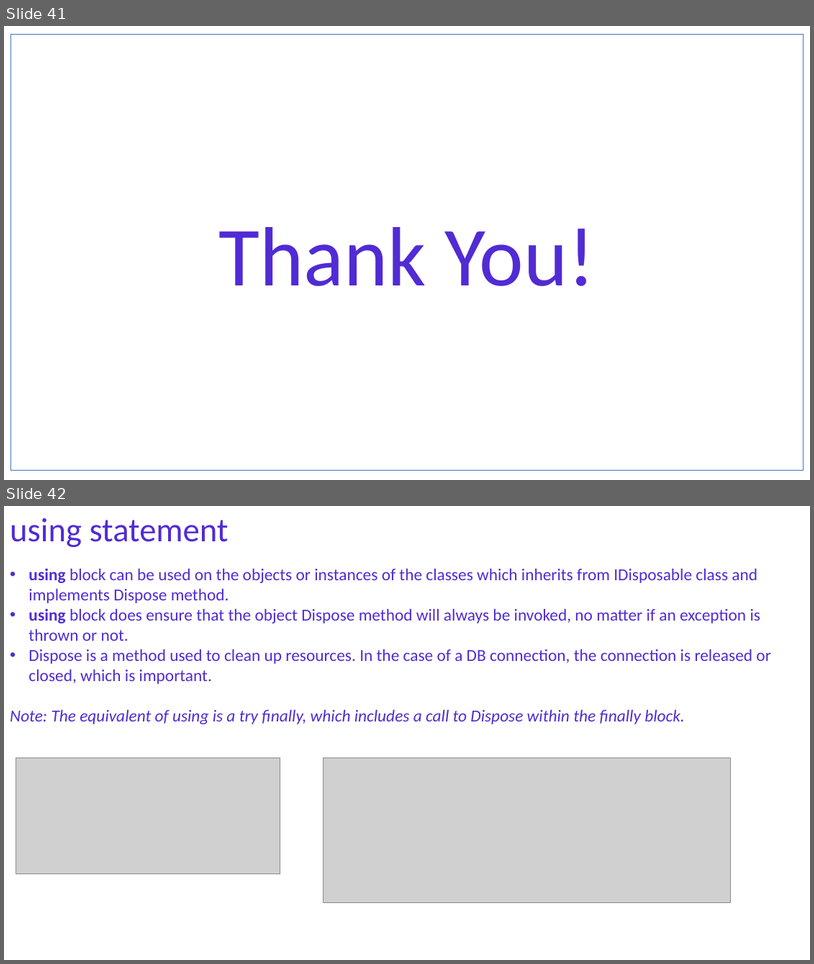
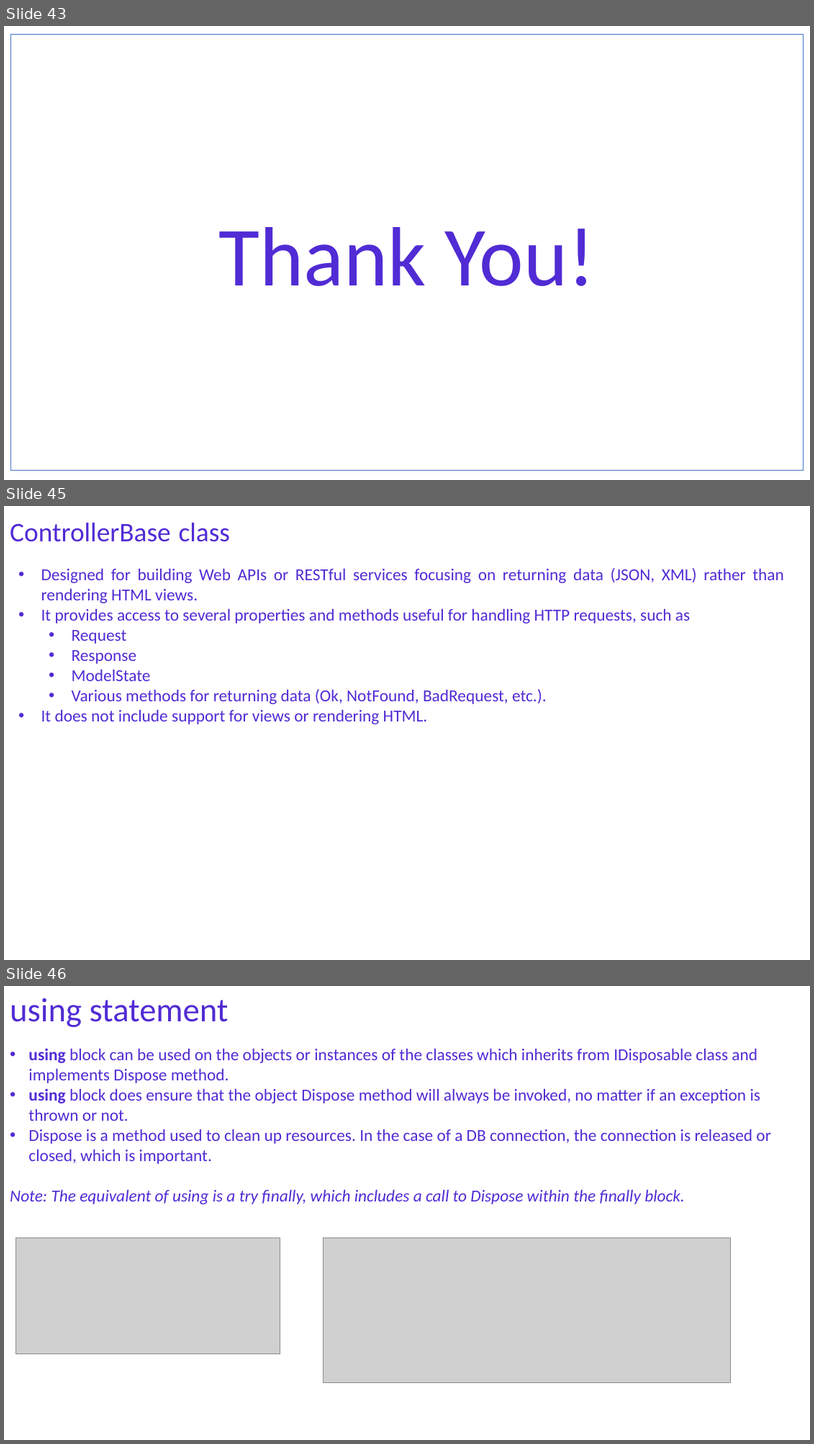
Before and after one commit to NaveenChittimalla/C-Sharp-Fundamentals, a slide deck: docs/C Sharp Programming Language - Fundaments.pptx. Shown one above the other, each under a label of ours: slides 41 and 42 before the commit, slides 43, 45 and 46 after it; the slides between them are not shown. The pictures are 814x964 and 814x1444 pixels, drawn with LibreOffice and Linux fonts; fonts in the diff are those of the drawing; grey boxes stand for pictures. Boxes give left, top, right and bottom in pixels: in the first picture for what was removed or moved away, otherwise in the second. Text is boxed around its words. In the diff, an @@ line names an element or a change of style, - is before the commit and + after.

```diff
--- a/docs/C Sharp Programming Language - Fundaments.pptx
+++ b/docs/C Sharp Programming Language - Fundaments.pptx
@@ slide 45 added at <box>4,506,810,960</box>, background #FFFFFF @@
@@ text added at <box>10,523,230,542</box>, 32 pt, text #512BD4 @@
+ControllerBase class
@@ text added at <box>41,568,784,724</box>, 20 pt, text #512BD4 @@
+• Designed for building Web APIs or RESTful services focusing on returning data (JSON, XML) rather than rendering HTML views.
+• It provides access to several properties and methods useful for handling HTTP requests, such as
+  • Request
+  • Response
+  • ModelState
+  • Various methods for returning data (Ok, NotFound, BadRequest, etc.).
+• It does not include support for views or rendering HTML.
@@ what was slide 41 is now slide 43 @@
@@ what was slide 42 is now slide 46 @@
```
Also in this commit, not shown: 7 slides changed, 3 other slides added, 1 other file.
